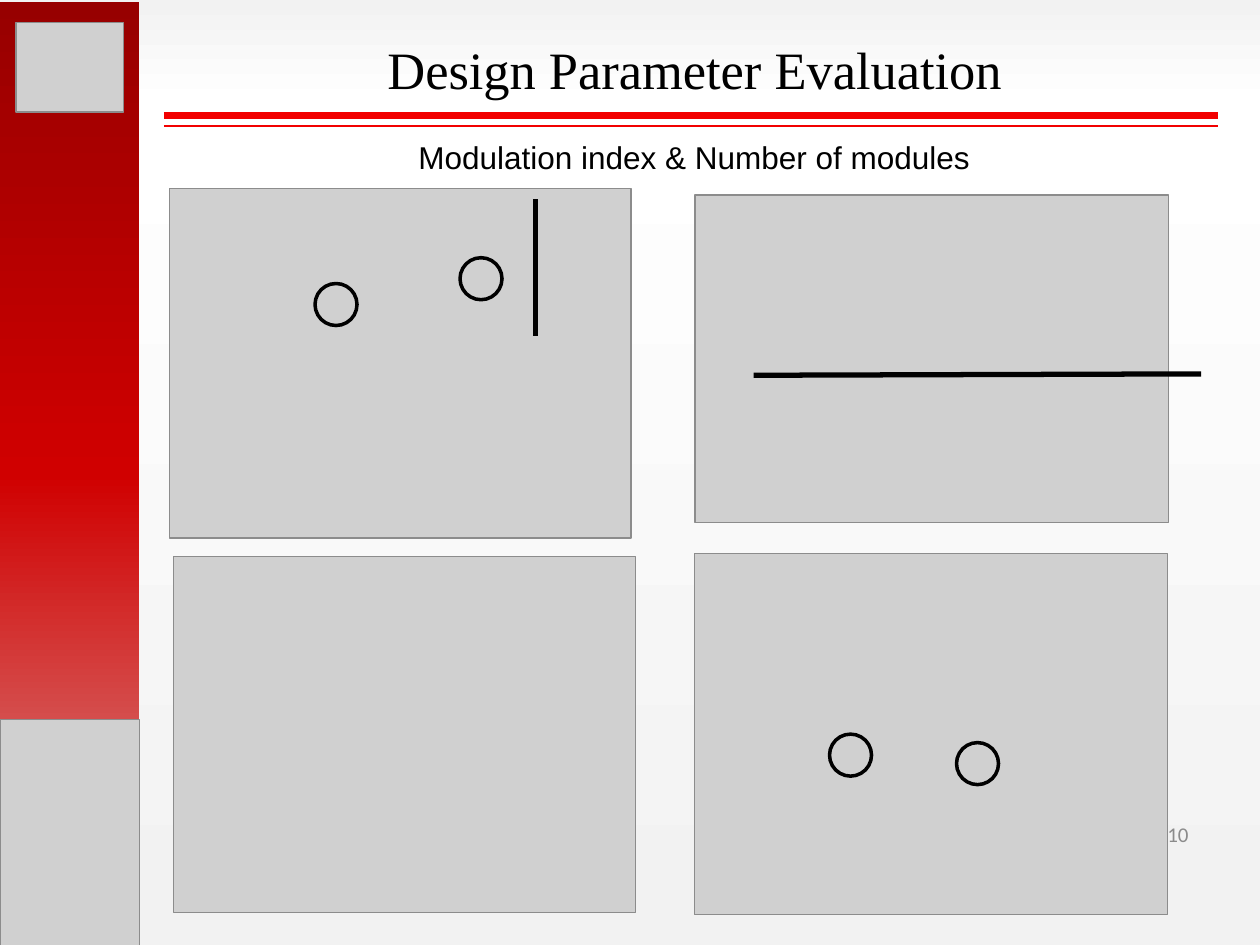
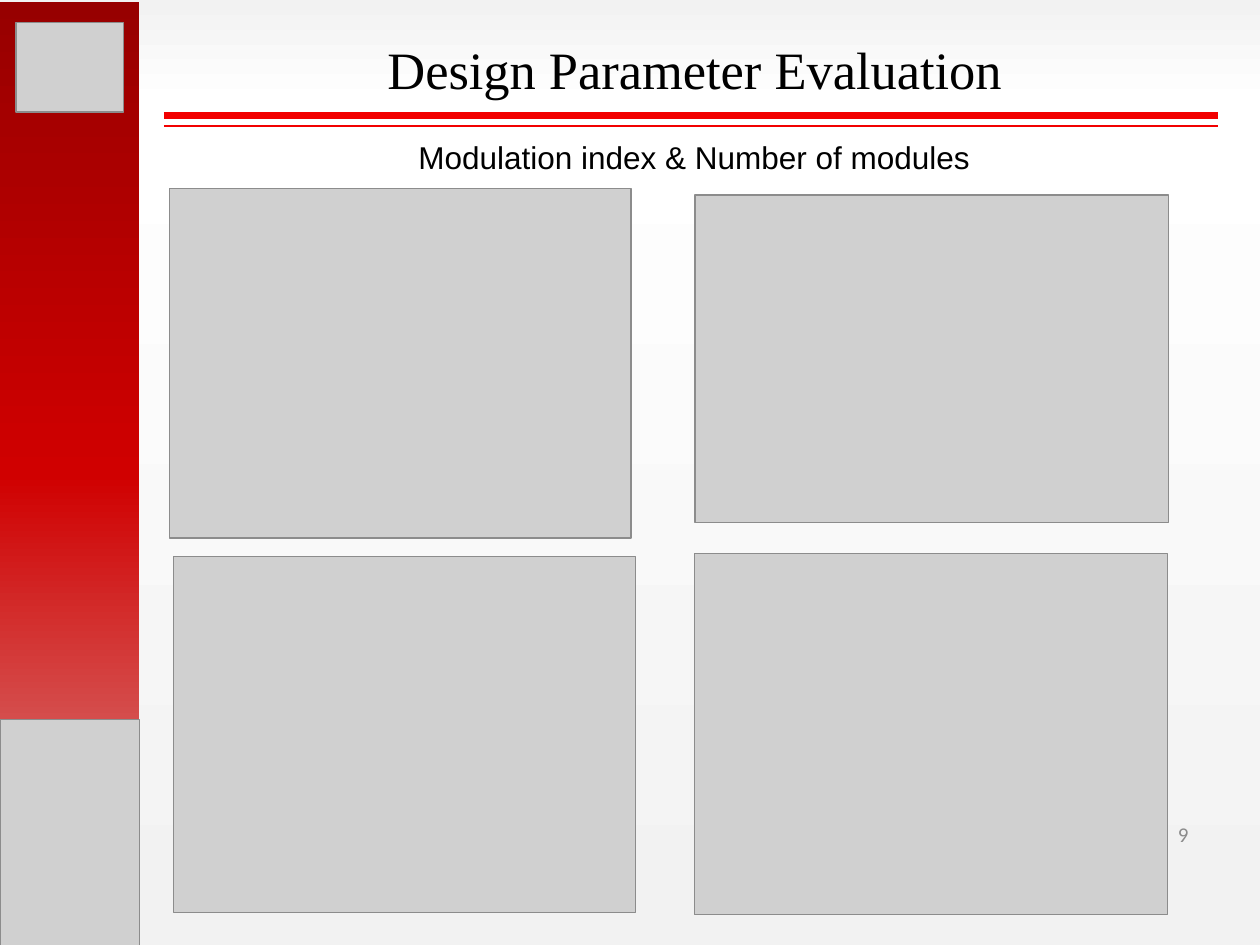
Before and after one commit to hakanpolat/IMMD, a slide deck: slide 9 of Paper/PEMD 2018/Presentation/PEMD2018_OralPres_Mesut_Uğur.pptx (slide 10 before the commit). Drawn at 1260x945 pixels with LibreOffice and Linux fonts; fonts in the diff are those of the drawing; grey boxes stand for pictures. Boxes give left, top, right and bottom in pixels: in the first picture for what was removed or moved away, otherwise in the second. Text is boxed around its words. In the diff, an @@ line names an element or a change of style, - is before the commit and + after.

```diff
--- a/Paper/PEMD 2018/Presentation/PEMD2018_OralPres_Mesut_Uğur.pptx
+++ b/Paper/PEMD 2018/Presentation/PEMD2018_OralPres_Mesut_Uğur.pptx
@@ line removed from (536, 199) to (536, 336) @@
@@ ellipse removed at (460,258,501,300) @@
@@ ellipse removed at (315,284,357,325) @@
@@ line removed from (1201, 374) to (753, 375) @@
@@ ellipse removed at (829,735,871,776) @@
@@ ellipse removed at (956,742,998,784) @@
@@ page number at (1178,828,1189,842): text changed @@
-10
+9
```
Also in this commit, not shown: 8 other slides changed, 1 slide removed.
